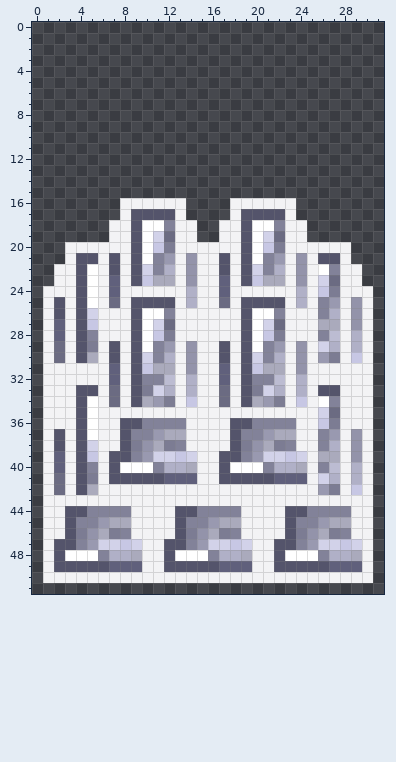
Two versions of one pixel-art sprite, kingslayer/resources/images/iron_ingots_1.png. Above, as it was before the edit.
The file is 32x52 pixels. Colours within 5 levels of each other are drawn and written as one.
The same view after the edit:
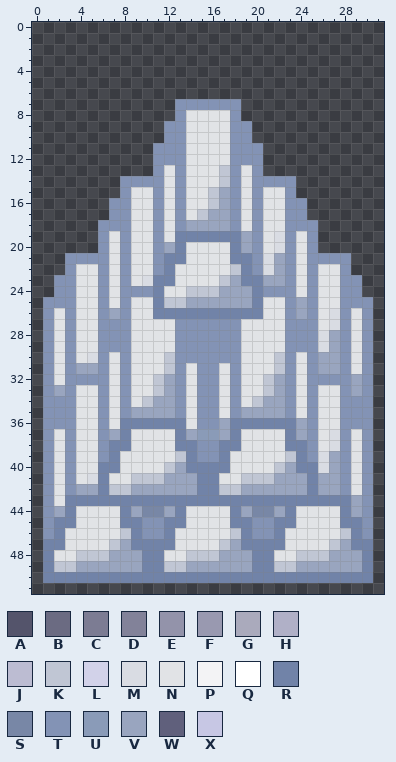
Palette (. is transparent): A #54546b  B #6b6b82  C #7c7c93  D #828299  E #9393aa  F #9999b0  G #aaaabc  H #b0b0c7  J #bcbcd2  K #c0c6d4  L #d2d2e9  M #d9dce3  N #e1e3e6  P #f3f3f5  Q #ffffff  R #7183a8  S #7887a6  T #8393b5  U #8a9bb8  V #99a5bf  W #60607c  X #c7c7e4
Changes in this commit:
Changed rows in their new state; - is an unchanged pixel.
first column x 1:
 7 ------------TTTTTT------------
 8 ------------TNNNNT------------
 9 -----------TTNNNNTT-----------
10 -----------TTNNNNTT-----------
11 ----------TTTNNNNTTT----------
12 ----------TTTNNNNTTT----------
13 ----------TNTNNNKTNT----------
14 -------TTTTNTNNNKTNTTTT-------
15 -------TNNTNTNNKVTNTNNT-------
16 ------TTNNTNTNNKVTNTNNTT------
17 ------TTNNTNTNKVVTNTNNTT------
18 -----TTTNNTNTVVVVTNTNNTTT-----
19 -----TNTNNTNRRRRRRVTNMTNT-----
20 --...TNTNNTVRNNNNRVTNMTNT...--
21 --TTTTNTNNTRRNNNNRRTMVTNTTTT--
22 -.TNNTNTNNTRNNNNNKRTMVTNTNNT.-
23 -TTNNTNTNMRRNNNNKVRRVVTNTNNTT-
24 .TTNNTNTTTRNNKKKVVVRTTTNTNNTT.
25 TTTNNTNTNNRKKVVVVVVRNNTVTNNTTT
26 TNTNNTVTNNRRRRRRRRRRNNTVTNMTNT
27 TNTNNTTTNNNNTTTTTTNNNNTTTNMTNT
28 TNTNNTTTNNNNTTTTTTNNNNTTTMVTNT
29 TNTNNTTTNNNNTTTTTTNNNNTTTMVTNT
30 TNTNMTNTNNNKTTTTTTNNNKTNTVVTNT
31 TNTVVTNTNNNKTNTTNTNNNKTNTVVTNT
32 TNTTTTNTNNKVTNTTNTNNKVTNTTTTVT
33 TVTNNTNTNNKVTNTTNTNNKVTNTNNTVT
34 TTTNNTNTNKVVTNTTNTNKVVTNTNNTTT
35 TTTNNTNTVVVVTNTTNTVVVVTNTNNTTT
36 TTTNNTNRRRRRRNTTVRRRRRRVTNNTTT
37 TNTNNTVRNNNNRVUUVRNNNNRVTNMTNT
38 TNTNNTRRNNNNRRTTRRNNNNRRTNMTNT
39 TNTNNTRNNNNNKRTTRNNNNNKRTMVTNT
40 TNTNNRRNNNNKVRRRRNNNNKVRRMVTNT
41 TNTNMRNNKKKVVVRRNNKKKVVVRVVTNT
42 TNTVVRKKVVVVVVRRKKVVVVVVRVVTNT
43 TNRRRRRRRRRRRRRRRRRRRRRRRRRRVT
44 TVRNNNNRVSSVRNNNNRVSSVRNNNNRVT
45 TRRNNNNRRTTRRNNNNRRTTRRNNNNRRT
46 TRNNNNNKRTTRNNNNNKRTTRNNNNNKRT
47 RRNNNNKVRRRRNNNNKVRRRRNNNNKVRR
48 RNNKKKVVVRRNNKKKVVVRRNNKKKVVVR
49 RKKVVVVVVRRKKVVVVVVRRKKVVVVVVR
50 RRRRRRRRRRRRRRRRRRRRRRRRRRRRRR
